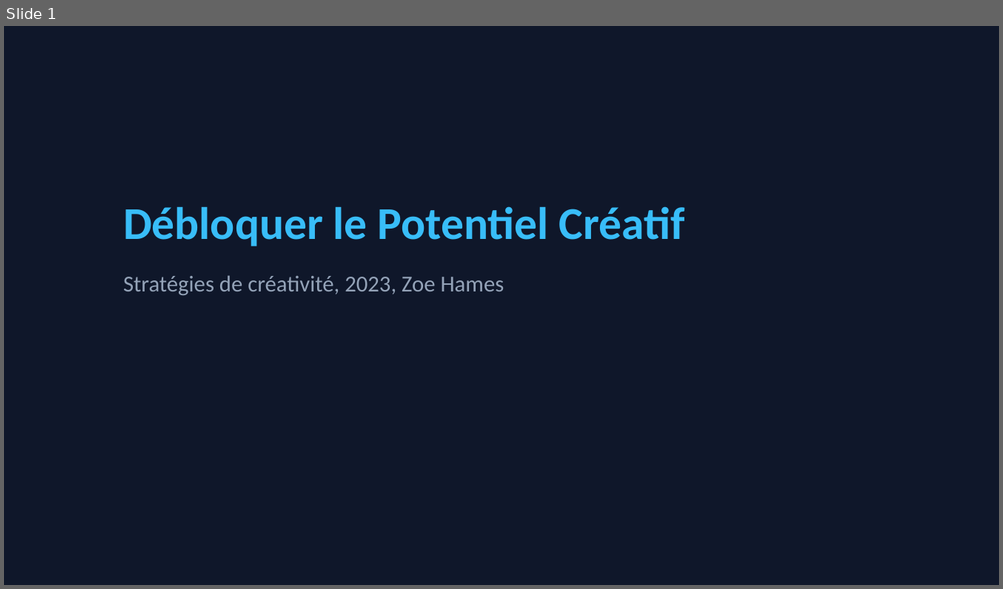
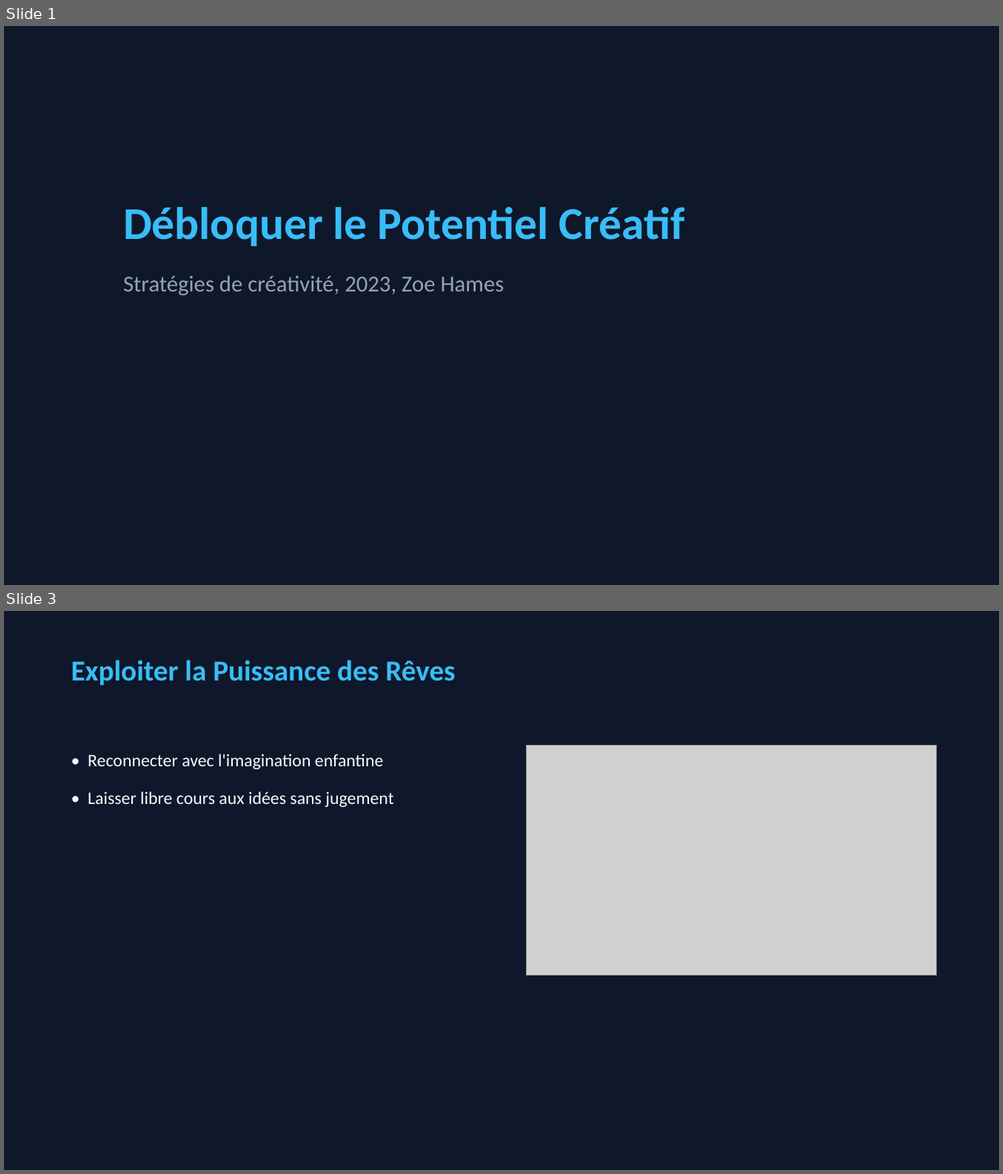
Before and after one commit to caroheymes/video-2-powerpoint-and-more, a slide deck: demo/output/presentation.pptx. Shown one above the other, each under a label of ours: slide 1 before the commit, slides 1 and 3 after it; the slides between them are not shown. The pictures are 1003x589 and 1003x1174 pixels, drawn with LibreOffice and Linux fonts; fonts in the diff are those of the drawing; grey boxes stand for pictures. Boxes give left, top, right and bottom in pixels: in the first picture for what was removed or moved away, otherwise in the second. Text is boxed around its words. In the diff, an @@ line names an element or a change of style, - is before the commit and + after.

```diff
--- a/demo/output/presentation.pptx
+++ b/demo/output/presentation.pptx
@@ slide 3 added at [4, 611, 999, 1170], background #0F172A @@
@@ text added at [71, 660, 455, 685], 28 pt, text #38BDF8, bold @@
+Exploiter la Puissance des Rêves
@@ text added at [88, 754, 393, 807], 17 pt, text #F8FAFC @@
+• Reconnecter avec l'imagination enfantine
+• Laisser libre cours aux idées sans jugement
@@ picture added at [526, 745, 936, 976] @@
```
Also in this commit, not shown: 1 slide changed, 1 other slide added, 8 other files.
